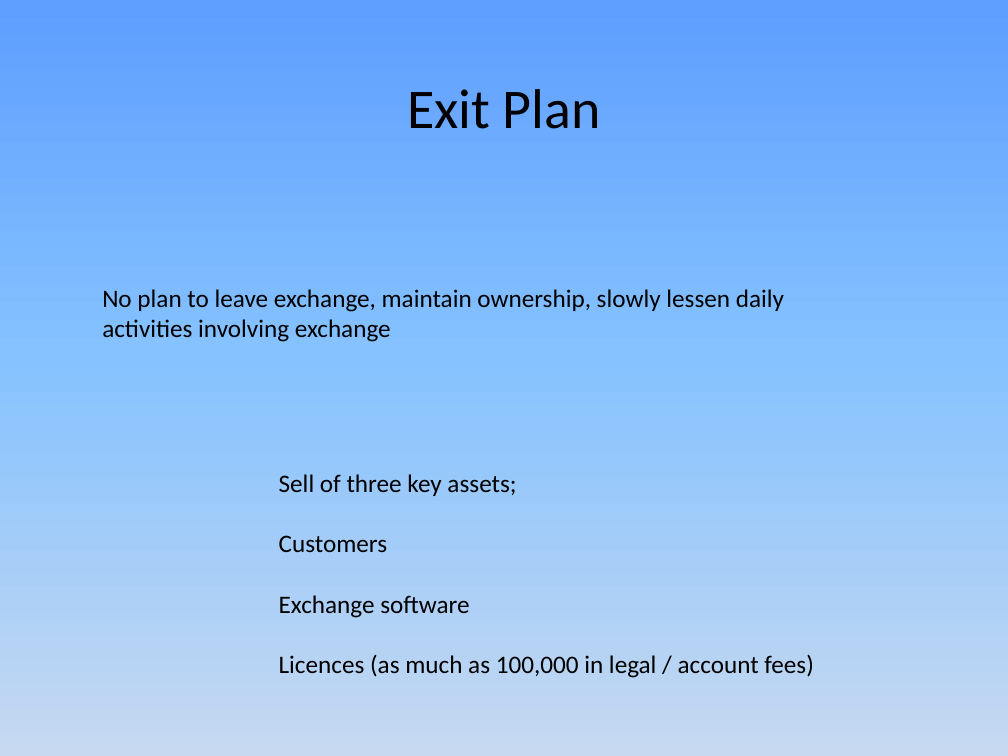
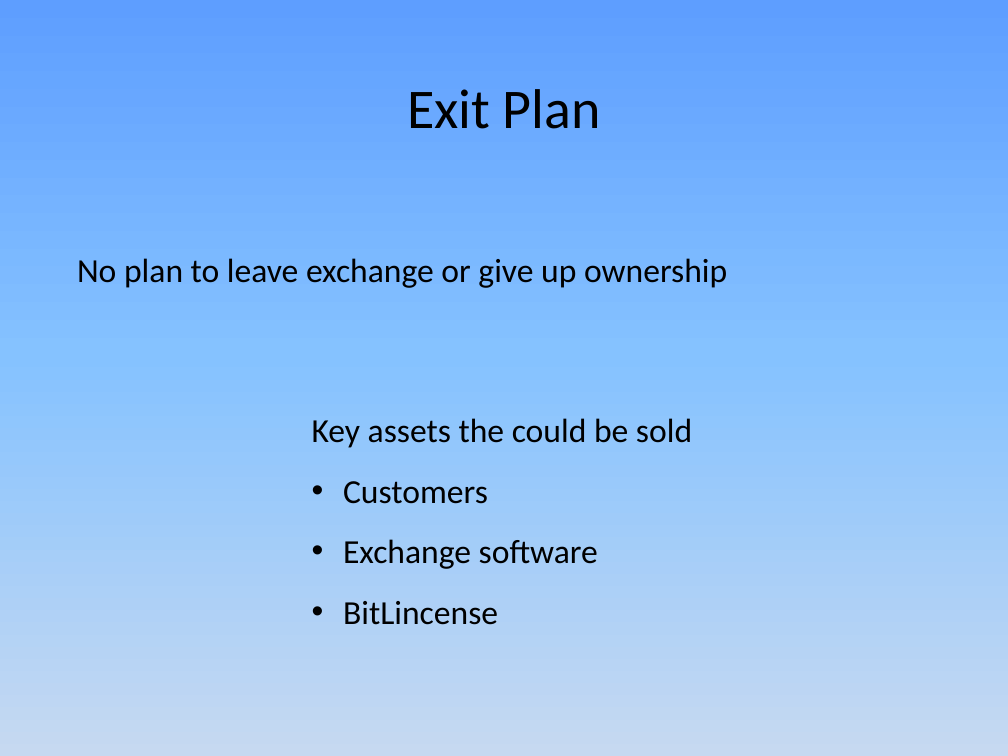
Before and after one commit to JamesLeB/Business, a slide deck: slide 15 of TODO/2-Monday/Presentation1.pptx. Drawn at 1008x756 pixels with LibreOffice and Linux fonts; fonts in the diff are those of the drawing. Boxes give left, top, right and bottom in pixels: in the first picture for what was removed or moved away, otherwise in the second. Text is boxed around its words. In the diff, an @@ line names an element or a change of style, - is before the commit and + after.

```diff
--- a/TODO/2-Monday/Presentation1.pptx
+++ b/TODO/2-Monday/Presentation1.pptx
@@ text at (x1=77, y1=258, x2=727, y2=288): text changed; size 18 to 24 pt @@
-No plan to leave exchange, maintain ownership, slowly lessen daily activities involving exchange
+No plan to leave exchange or give up ownership
@@ text "Key assets the could be ..." moved from (x1=279, y1=474, x2=814, y2=678) to (x1=312, y1=418, x2=692, y2=625) @@
@@ text at (x1=312, y1=418, x2=692, y2=448): text changed; size 18 to 24 pt @@
-Sell of three key assets;
+Key assets the could be sold
@@ text at (x1=343, y1=481, x2=598, y2=569): size 18 to 24 pt in "Customers", "Exchange software"; bullet none to •; line spacing 1 to 1.5 @@
@@ text at (x1=343, y1=601, x2=498, y2=625): text changed; size 18 to 24 pt @@
-Licences (as much as 100,000 in legal / account fees)
+• BitLincense
```
Also in this commit, not shown: 1 other slide changed, 1 slide added, 1 slide removed, 2 other files.
